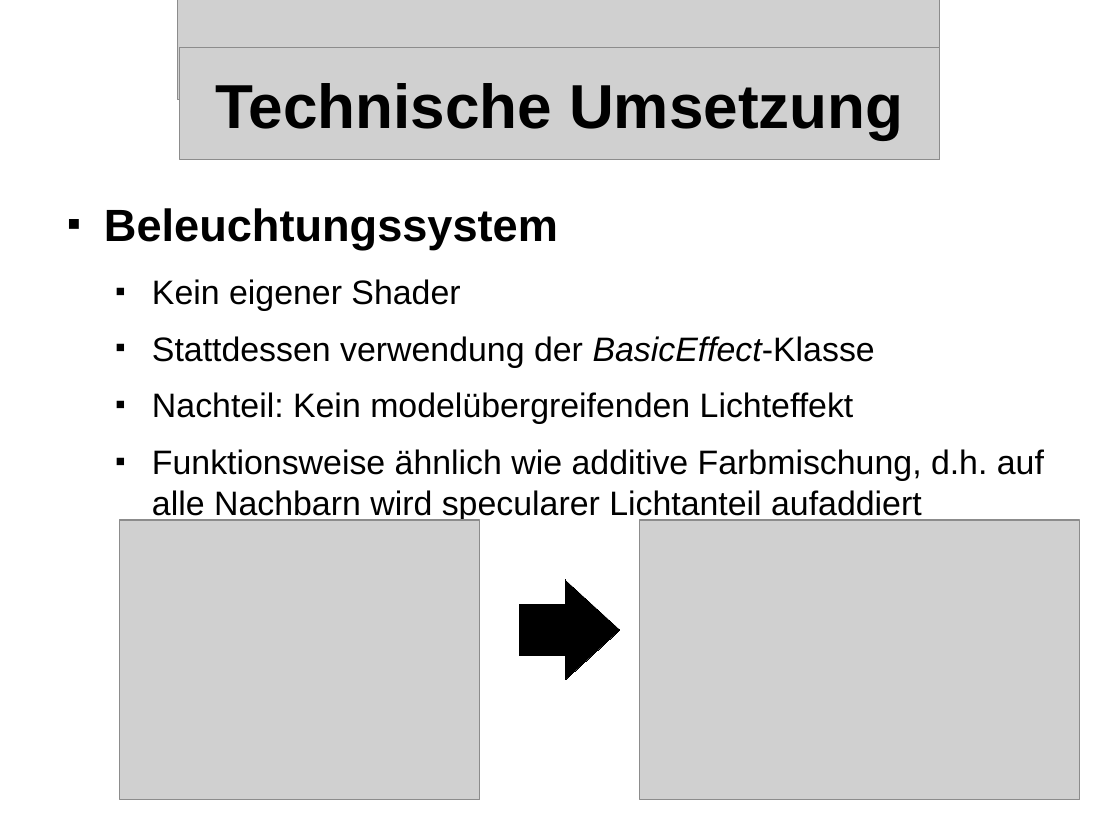
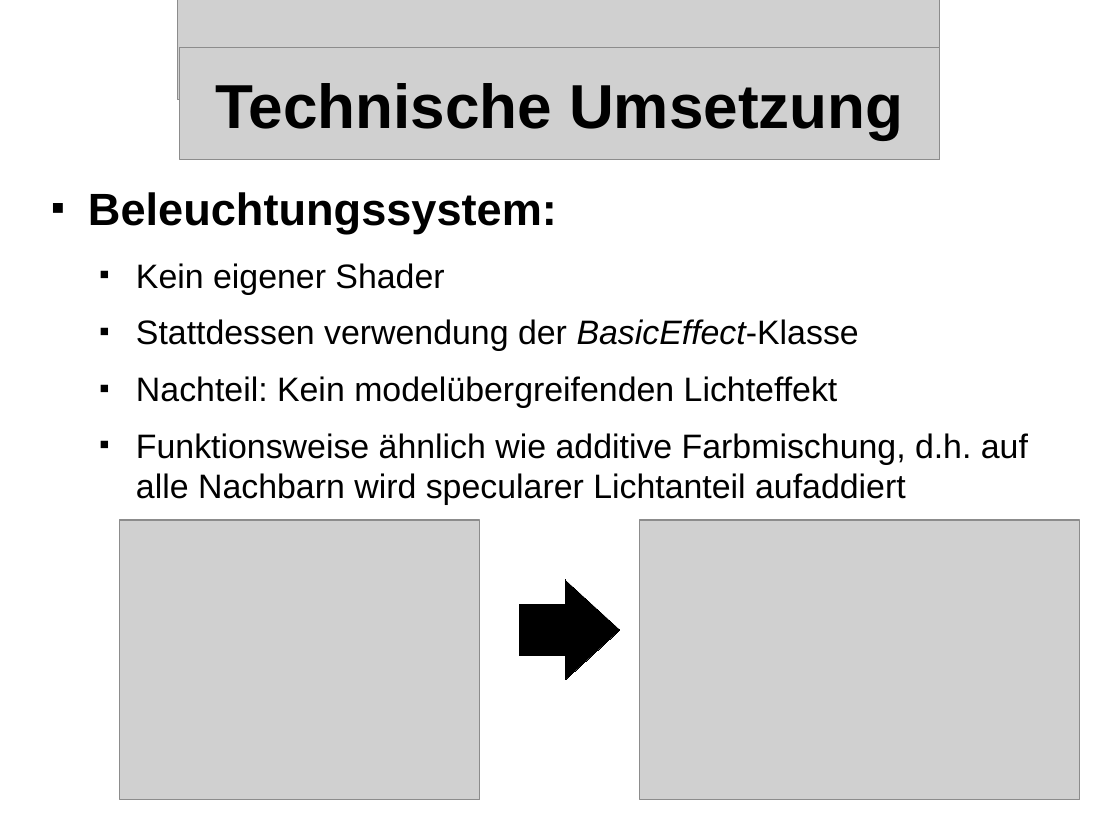
Before and after one commit to streber91/3D-Game-Project, a slide deck: slide 14 of Documents/Präsentationen/Underlord Abschlusspräsentation.odp (slide 15 before the commit). Drawn at 1120x840 pixels with LibreOffice and Linux fonts; fonts in the diff are those of the drawing; grey boxes stand for pictures; background and template pictures are left out. Boxes give left, top, right and bottom in pixels: in the first picture for what was removed or moved away, otherwise in the second. Text is boxed around its words. In the diff, an @@ line names an element or a change of style, - is before the commit and + after.

```diff
--- a/Documents/Präsentationen/Underlord Abschlusspräsentation.odp
+++ b/Documents/Präsentationen/Underlord Abschlusspräsentation.odp
@@ text "Beleuchtungssystem:": place and size @@
-text "Beleuchtungssystem:" at bbox=[104, 208, 1044, 522]
+text "Beleuchtungssystem:" at bbox=[88, 192, 1028, 505]
@@ text at bbox=[88, 192, 557, 233]: text changed @@
-■ Beleuchtungssystem
+■ Beleuchtungssystem:
```
Also in this commit, not shown: 8 other slides changed, 1 slide removed.
